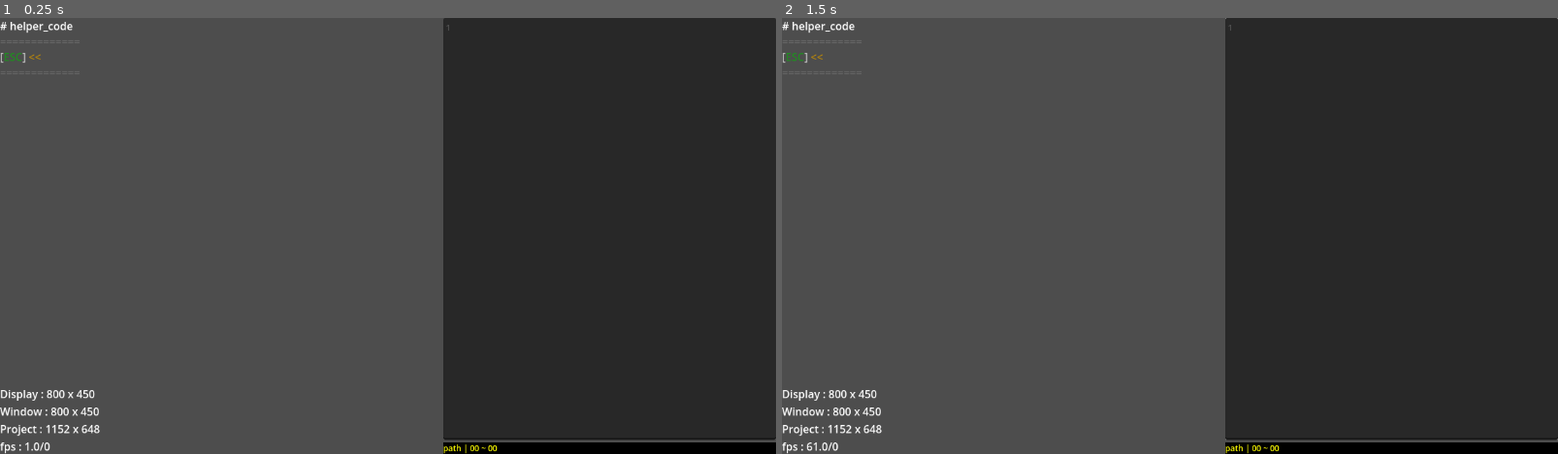
Above: before the commit, frames 1-2 (left to right).
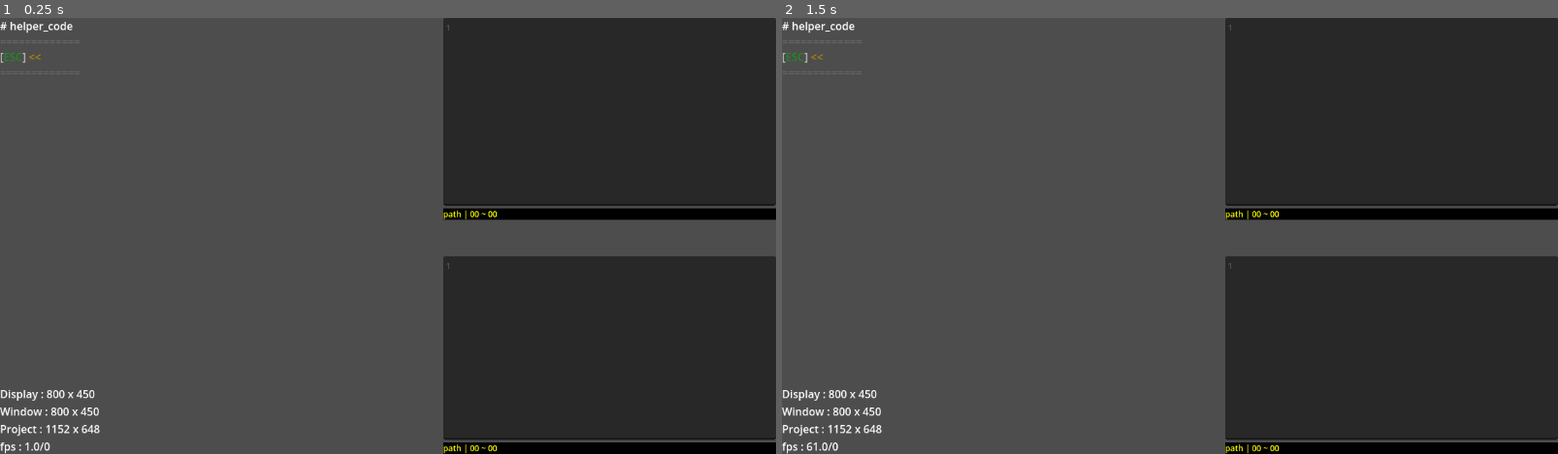
Above: after the commit, the same moments.

Repository: R2Road/godot_play_tool
Game: Godot game, scene res://test_helper/test_helper___code.tscn
Same seed, same stepped clock (60 frames per second), same inputs: the game is played once before the commit and once after it. This scene is started directly instead of the project's main scene.
Inputs (mouse positions are in pixels of both pictures, inside the frame that each line leads up to):
- Up to frame 1 (0.25 s): no input
- Up to frame 2 (1.5 s): tap Enter at 0.5 s; move the mouse to (1340, 214) at 0.52 s; hold D 0.53-1.25 s; tap 1 at 0.6 s; click (1340, 214) at 0.67 s; tap Space at 0.77 s; tap 2 at 0.8 s; drag from (1014, 257) to (1131, 323) at 1.27 s

The runs differ from the first frame. In frame 1, 4.8% of the frame differs, in the area x 57-100%, y 42-58%; in frame 2, 4.8%, in the area x 57-100%, y 0-97%.
Error in both runs: Assertion failed. (res://addons/godot_play_tool/gdpt_global.gd:75)

Commit message:
update scene : test_helper___code

Diff:
--- a/project/test_helper/test_helper___code.gd
+++ b/project/test_helper/test_helper___code.gd
@@ -13,7 +13,8 @@
 
 
 #### Export ######################################################
-@export var helper_code : GDPTHelper_Code
+@export var helper_code_1 : GDPTHelper_Code
+@export var helper_code_2 : GDPTHelper_Code
 
 
 
@@ -25,4 +26,11 @@
 	pam.add_split()
 	build_summary( eSceneType.TEST )
 
-	helper_code.show_code_range( scene_path().replace( ".tscn", ".gd" ), 6, 7 )
+	helper_code_1.show_code_range( scene_path().replace( ".tscn", ".gd" ), 6, 7 )
+	helper_code_2.show_code_range( scene_path().replace( ".tscn", ".gd" ), 34, 40 )
+
+
+### Interface ####################################################
+func test()->void:
+	pass
+	# 출력 요청 라인이 실제 파일을 넘어가면 어떻게 되는지 확인 용도.
--- a/project/test_helper/test_helper___code.tscn
+++ b/project/test_helper/test_helper___code.tscn
@@ -3,19 +3,32 @@
 [ext_resource type="Script" uid="uid://ds1gbkylln5fj" path="res://test_helper/test_helper___code.gd" id="1_p2xjl"]
 [ext_resource type="PackedScene" uid="uid://cpuuwp2254hm2" path="res://addons/godot_play_tool/helper/helper_code.tscn" id="2_weisi"]
 
-[node name="test_helper___code" type="Node2D" node_paths=PackedStringArray("helper_code")]
+[node name="test_helper___code" type="Node2D" node_paths=PackedStringArray("helper_code_1", "helper_code_2")]
 script = ExtResource("1_p2xjl")
-helper_code = NodePath("CanvasLayer/helper_code")
+helper_code_1 = NodePath("CanvasLayer/helper_code_1")
+helper_code_2 = NodePath("CanvasLayer/helper_code_2")
 
 [node name="CanvasLayer" type="CanvasLayer" parent="."]
 
-[node name="helper_code" parent="CanvasLayer" instance=ExtResource("2_weisi")]
+[node name="helper_code_1" parent="CanvasLayer" instance=ExtResource("2_weisi")]
 anchors_preset = 11
 anchor_left = 1.0
 anchor_right = 1.0
 anchor_bottom = 1.0
 offset_left = -494.0
 offset_right = 0.0
+offset_bottom = -348.0
+grow_horizontal = 0
+grow_vertical = 2
+
+[node name="helper_code_2" parent="CanvasLayer" instance=ExtResource("2_weisi")]
+anchors_preset = 11
+anchor_left = 1.0
+anchor_right = 1.0
+anchor_bottom = 1.0
+offset_left = -494.0
+offset_top = 354.0
+offset_right = 0.0
 offset_bottom = 0.0
 grow_horizontal = 0
 grow_vertical = 2
